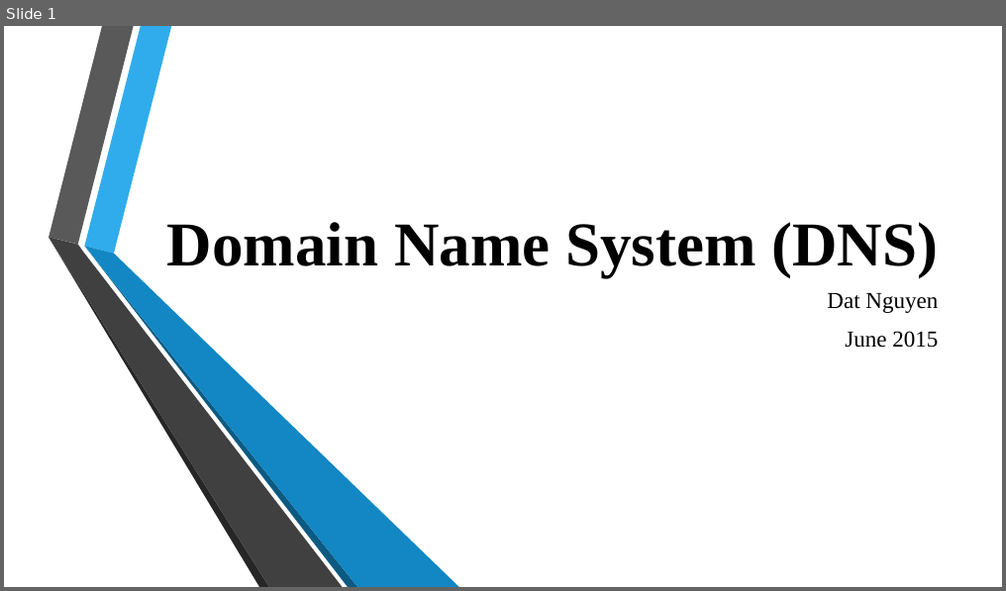
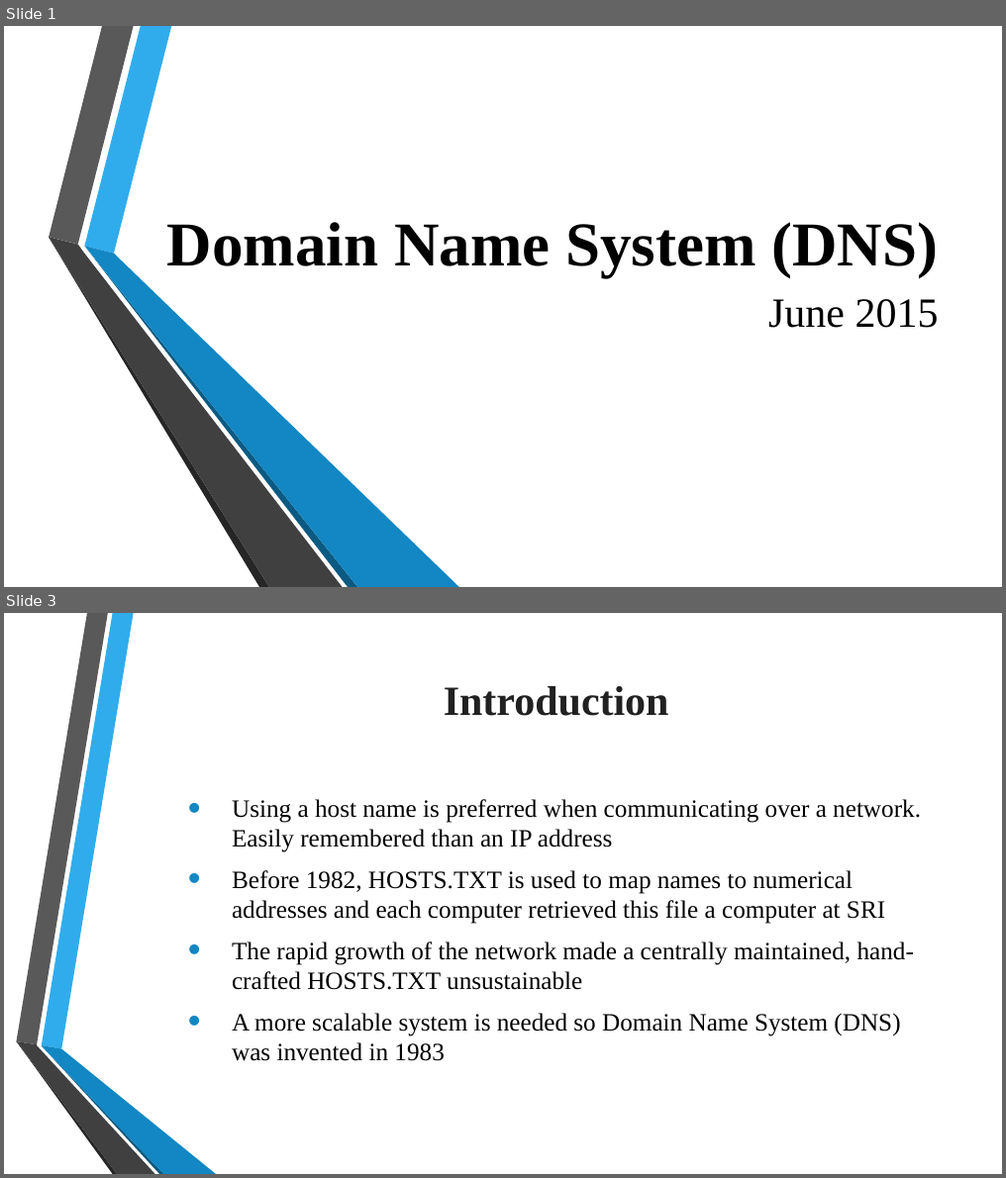
Before and after one commit to tiendatdk3493/Tai_Lieu, a slide deck: Domain Name System (DNS).pptx. Shown one above the other, each under a label of ours: slide 1 before the commit, slides 1 and 3 after it; the slides between them are not shown. The pictures are 1006x591 and 1006x1178 pixels, drawn with LibreOffice and Linux fonts; fonts in the diff are those of the drawing; background and template pictures are left out. Boxes give left, top, right and bottom in pixels: in the first picture for what was removed or moved away, otherwise in the second. Text is boxed around its words. In the diff, an @@ line names an element or a change of style, - is before the commit and + after.

```diff
--- a/Domain Name System (DNS).pptx
+++ b/Domain Name System (DNS).pptx
@@ slide 3 added at (4,613,1002,1174), background picture (left out) @@
@@ title added at (444,686,669,716), 40 pt, text #212121, bold @@
+  Introduction
@@ text added at (232,799,921,1061), 24 pt, text #000000 @@
+  • Using a host name is preferred when communicating over a network. Easily remembered than an IP address
+  • Before 1982, HOSTS.TXT is used to map names to numerical addresses and each computer retrieved this file a computer at SRI
+  • The rapid growth of the network made a centrally maintained, hand-crafted HOSTS.TXT unsustainable
+  • A more scalable system is needed so Domain Name System (DNS) was invented in 1983
@@ group added at (16,613,216,1174): 6 freeform shapes @@
@@ slide 1 changed as well @@
@@ subtitle "June 2015" at (768,299,939,328): size 22 to 40 pt; more space between paragraphs @@
@@ subtitle at (827,293,938,313): paragraph removed @@
-Dat Nguyen
```
Also in this commit, not shown: 2 other slides added, 1 slide removed.
